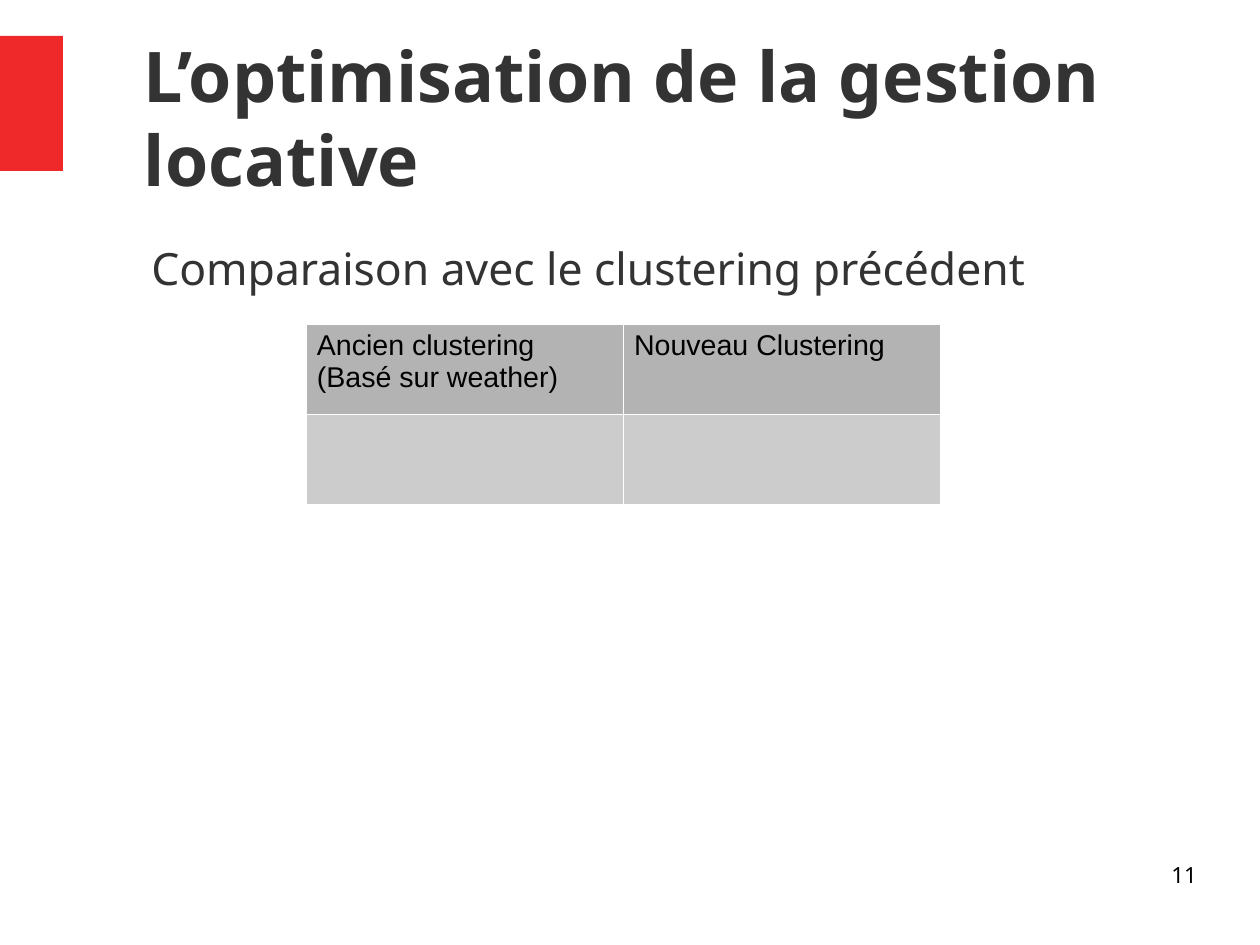
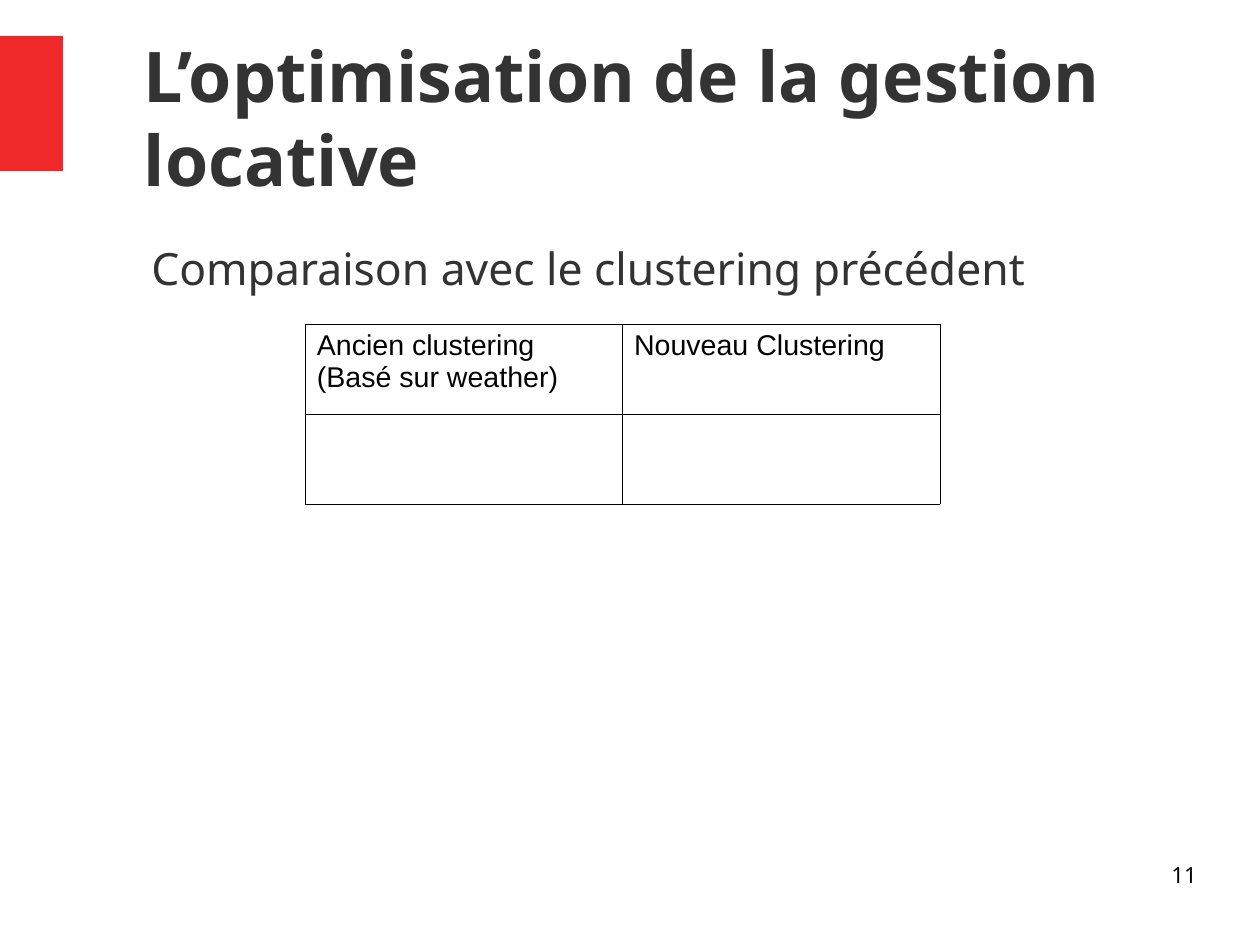
Before and after one commit to yayahamour/project_bike, a slide deck: slide 11 of presentation.odp. Drawn at 1260x945 pixels with LibreOffice and Linux fonts; fonts in the diff are those of the drawing. Boxes give left, top, right and bottom in pixels: in the first picture for what was removed or moved away, otherwise in the second. Text is boxed around its words. In the diff, an @@ line names an element or a change of style, - is before the commit and + after.

```diff
--- a/presentation.odp
+++ b/presentation.odp
@@ table at <box>305,324,941,503</box> @@
@@ fill #B3B3B3 to none in row 1 @@
@@ borders changed @@
```
Also in this commit, not shown: 2 other files.
